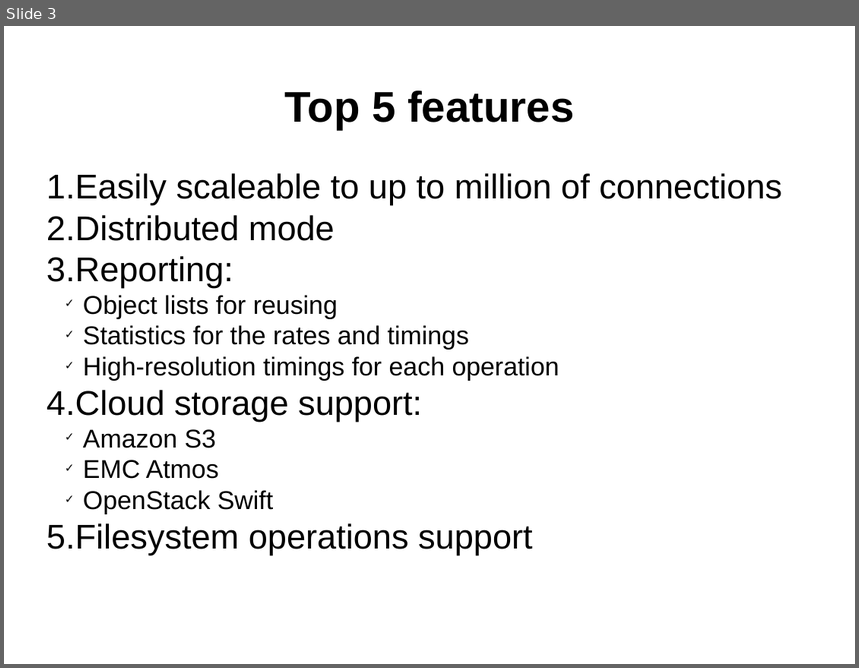
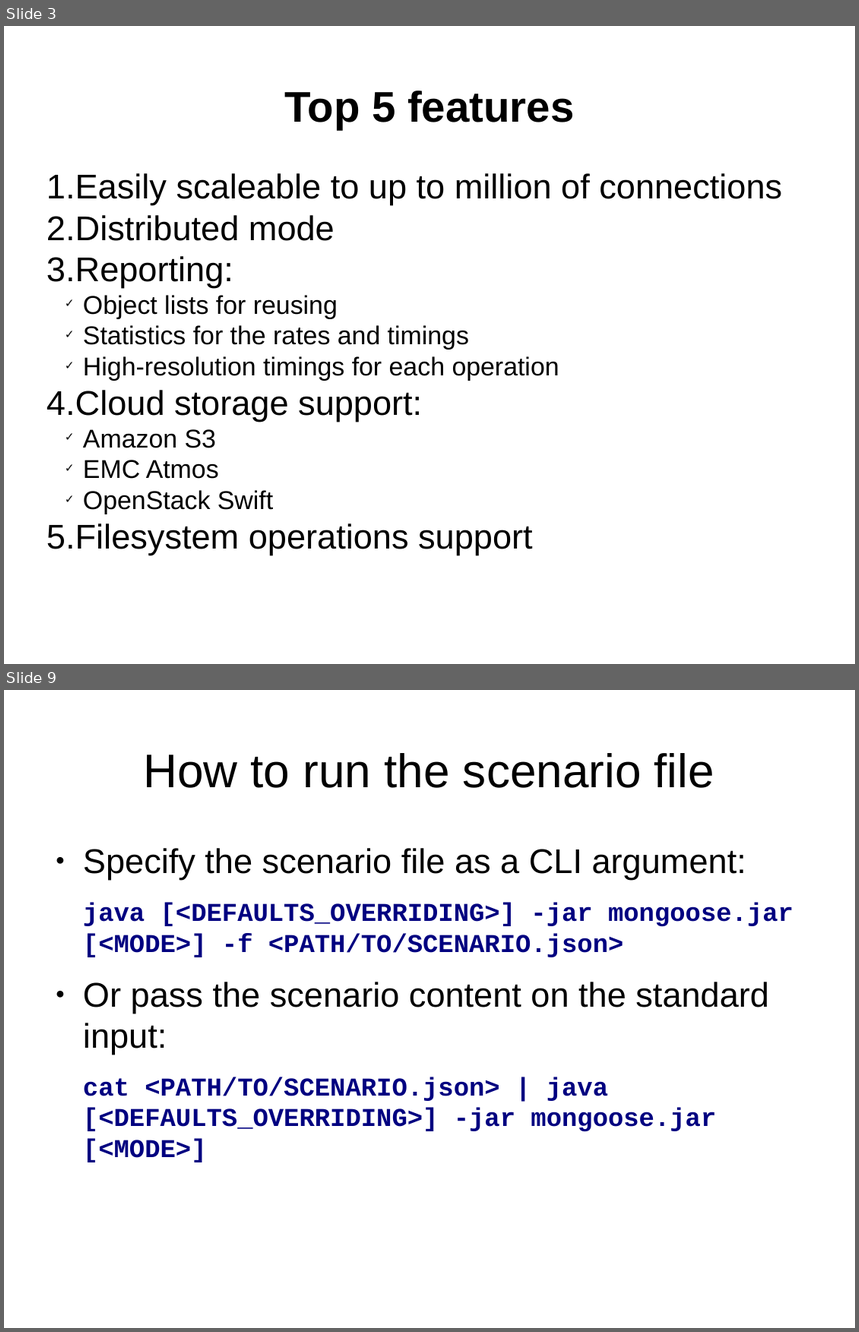
Before and after one commit to emc-mongoose/mongoose, a slide deck: doc/mongoosev2.odp. Shown one above the other, each under a label of ours: slide 3 before the commit, slides 3 and 9 after it; the slides between them are not shown. The pictures are 859x668 and 859x1332 pixels, drawn with LibreOffice and Linux fonts; fonts in the diff are those of the drawing. Boxes give left, top, right and bottom in pixels: in the first picture for what was removed or moved away, otherwise in the second. Text is boxed around its words. In the diff, an @@ line names an element or a change of style, - is before the commit and + after.

```diff
--- a/doc/mongoosev2.odp
+++ b/doc/mongoosev2.odp
@@ slide 9 added at (x1=4, y1=690, x2=855, y2=1328), background #FFFFFF @@
@@ title added at (x1=143, y1=753, x2=715, y2=788), 44 pt, text #000000 @@
+How to run the scenario file
@@ text added at (x1=83, y1=848, x2=794, y2=1163), 24 pt, text #000080, bold @@
+● Specify the scenario file as a CLI argument:
+java [<DEFAULTS_OVERRIDING>] -jar mongoose.jar [<MODE>] -f <PATH/TO/SCENARIO.json>
+● Or pass the scenario content on the standard input:
+cat <PATH/TO/SCENARIO.json> | java [<DEFAULTS_OVERRIDING>] -jar mongoose.jar [<MODE>]
```
Also in this commit, not shown: 3 slides changed, 14 other slides added, 1 slide removed.
